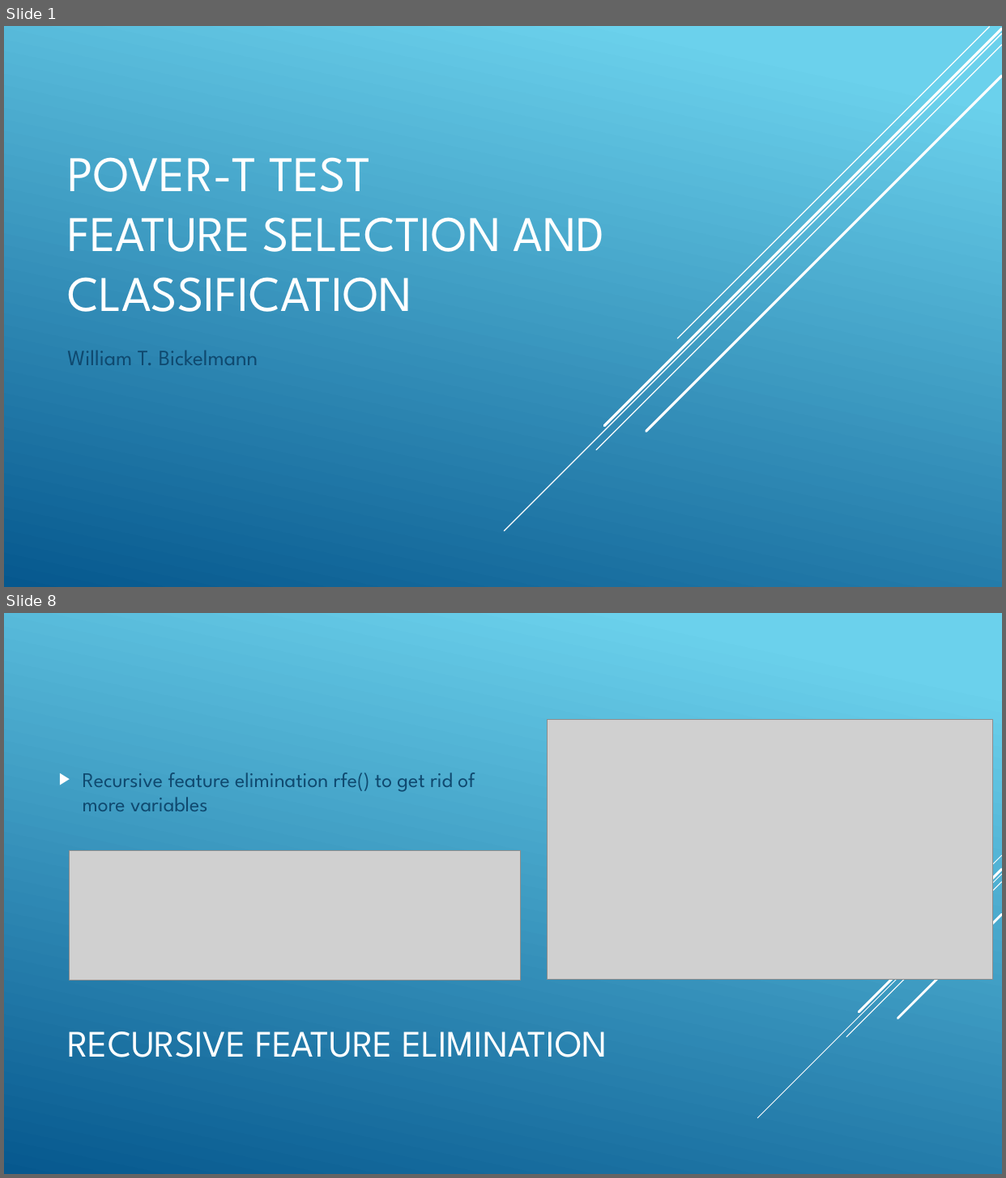
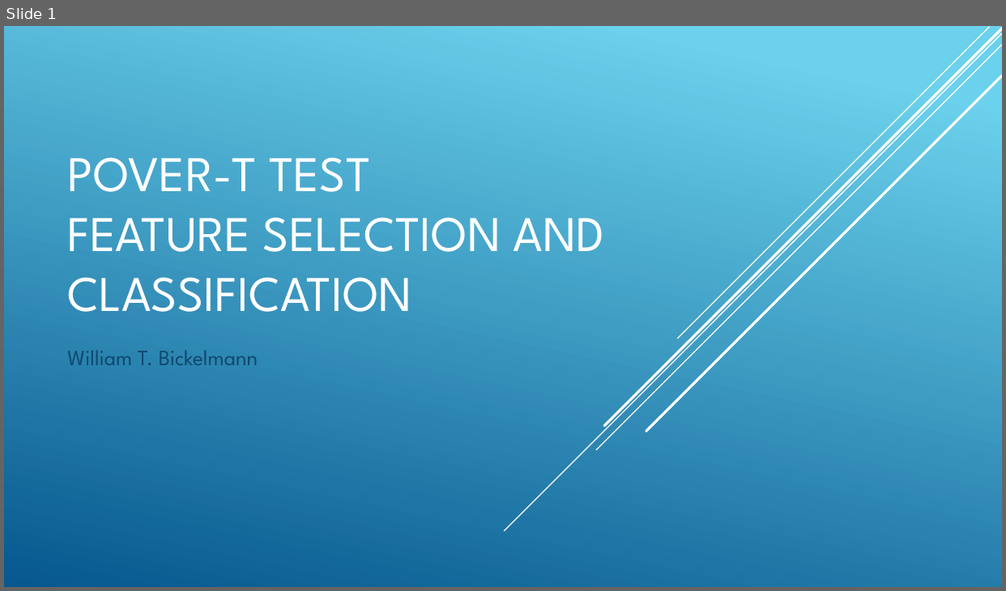
Before and after one commit to wbickelmann/MLProjects, a slide deck: PoveR-T Test_slides.pptx. Shown one above the other, each under a label of ours: slides 1 and 8 before the commit, slide 1 after it; the slides between them are not shown. The pictures are 1006x1178 and 1006x591 pixels, drawn with LibreOffice and Linux fonts; fonts in the diff are those of the drawing; grey boxes stand for pictures. Boxes give left, top, right and bottom in pixels: in the first picture for what was removed or moved away, otherwise in the second. Text is boxed around its words. In the diff, an @@ line names an element or a change of style, - is before the commit and + after.

```diff
--- a/PoveR-T Test_slides.pptx
+++ b/PoveR-T Test_slides.pptx
@@ slide 8 removed at box(4, 613, 1002, 1174), background gradient #6ED2EB to #06588E @@
@@ picture removed at box(547, 720, 993, 980) @@
@@ text removed at box(83, 773, 475, 811) @@
-▶ Recursive feature elimination rfe() to get rid of more variables
@@ picture removed at box(69, 851, 521, 981) @@
@@ group removed at box(758, 855, 1002, 1118): 5 lines @@
@@ title removed at box(67, 1032, 607, 1058) @@
-RECURSIVE FEATURE ELIMINATION
```
Also in this commit, not shown: 1 slide changed, 8 slides added, 7 other slides removed, 8 other files.
